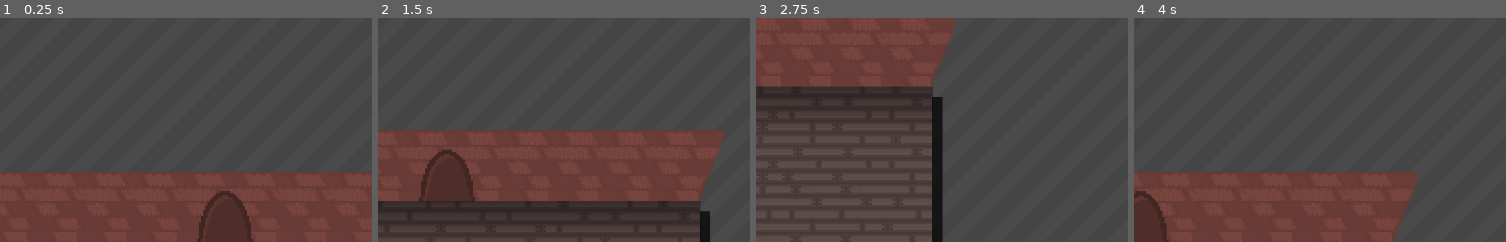
Above: before the commit, frames 1-4 (left to right).
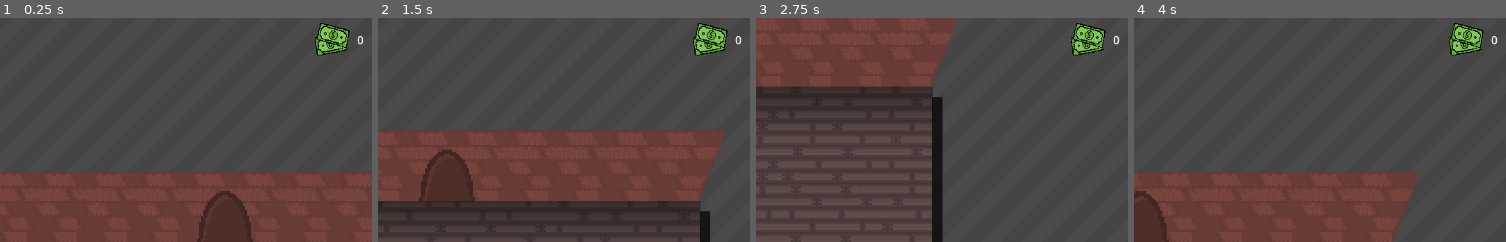
Above: after the commit, the same moments.

Repository: Trigware/Shopping-Madness
Game: Godot game, scene res://Scenes/MainScene.tscn
The game is run twice, just before and just after one commit, with the same random seed, the same clock (stepped at 60 frames per second) and the same inputs.
Inputs:
- Up to frame 1 (0.25 s): no input
- Up to frame 2 (1.5 s): tap Enter at 0.5 s; hold Right (walk_right) 0.53-1.28 s; hold Down (walk_down) from 1.28 s (still down)
- Up to frame 3 (2.75 s): release Down (walk_down) at 2.03 s; hold Right (walk_right) from 2.03 s (still down)
- Up to frame 4 (4 s): release Right (walk_right) at 2.78 s; hold Up (walk_up) 2.78-3.53 s; hold Left (walk_left) from 3.53 s (still down)
The pictures show only the part of the screen within x 49-99%, y 0-50%; the shares and areas given below are measured in that part.

The runs differ from the first frame. In frame 1, 1.1% of the frame differs, in the area x 84-98%, y 2-17%; in frame 2, 1.1%; in frame 3, 1.1%; in frame 4, 1.1%.

Commit message:
Added money UI

Diff:
--- a/Scenes/MainScene.tscn
+++ b/Scenes/MainScene.tscn
@@ -2,9 +2,12 @@
 
 [ext_resource type="PackedScene" uid="uid://b110ueifp4aiw" path="res://Scenes/Player.tscn" id="1_hpc76"]
 [ext_resource type="PackedScene" uid="uid://7nvg0kvyancw" path="res://Scenes/Room.tscn" id="1_tr2i4"]
+[ext_resource type="PackedScene" uid="uid://dge4qk27h11fg" path="res://Scenes/MoneyUI.tscn" id="3_nhkr4"]
 
 [node name="Root" type="Node2D" unique_id=1297904708]
 
 [node name="Room" parent="." unique_id=366738991 instance=ExtResource("1_tr2i4")]
 
 [node name="Player" parent="." unique_id=1332566470 instance=ExtResource("1_hpc76")]
+
+[node name="MoneyUI" parent="." unique_id=1950658008 instance=ExtResource("3_nhkr4")]
--- /dev/null
+++ b/Scenes/MoneyUI.tscn
@@ -0,0 +1,32 @@
+[gd_scene format=3 uid="uid://dge4qk27h11fg"]
+
+[ext_resource type="Texture2D" uid="uid://bpawwudwe2j2a" path="res://Textures/penizky.webp" id="1_8h53v"]
+[ext_resource type="Script" uid="uid://be1hlqsrubhqj" path="res://Scripts/money_script.gd" id="1_c810d"]
+
+[node name="MoneyUI" type="CanvasLayer" unique_id=1950658008]
+script = ExtResource("1_c810d")
+
+[node name="MarginContainer" type="MarginContainer" parent="." unique_id=1916712919]
+anchors_preset = 1
+anchor_left = 1.0
+anchor_right = 1.0
+offset_left = -98.0
+offset_bottom = 64.0
+grow_horizontal = 0
+size_flags_horizontal = 0
+size_flags_vertical = 4
+offset_transform_enabled = true
+theme_override_constants/margin_right = 20
+
+[node name="HBoxContainer" type="HBoxContainer" parent="MarginContainer" unique_id=549634728]
+layout_mode = 2
+size_flags_horizontal = 8
+size_flags_vertical = 0
+
+[node name="TextureRect" type="TextureRect" parent="MarginContainer/HBoxContainer" unique_id=930553141]
+layout_mode = 2
+texture = ExtResource("1_8h53v")
+
+[node name="Label" type="Label" parent="MarginContainer/HBoxContainer" unique_id=245100938]
+layout_mode = 2
+text = "0"
--- /dev/null
+++ b/Scripts/money_script.gd
@@ -0,0 +1,6 @@
+extends CanvasLayer
+
+@onready var money_label: Label = $MarginContainer/HBoxContainer/Label
+
+func update_money(amount: int) -> void:
+	money_label.text = str(amount)
--- a/project.godot
+++ b/project.godot
@@ -13,7 +13,6 @@
 config/name="Shopping Madness"
 run/main_scene="uid://ddi6cw6wifooj"
 config/features=PackedStringArray("4.7", "Forward Plus")
-<<<<<<<HEADconfig/features=PackedStringArray("4.6", "Forward Plus")
 
 [input]
 
Not shown, added: Scripts/money_script.gd.uid
Binary file added: Textures/penizky.webp
Not shown, added: Textures/penizky.webp.import
